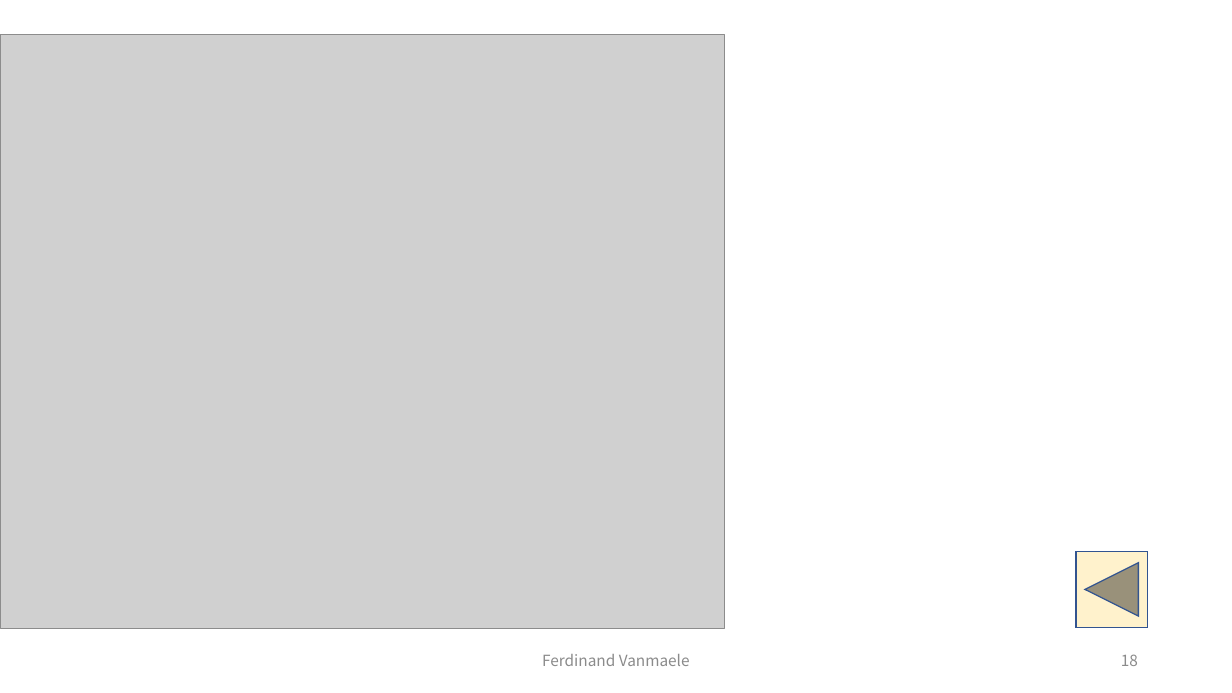
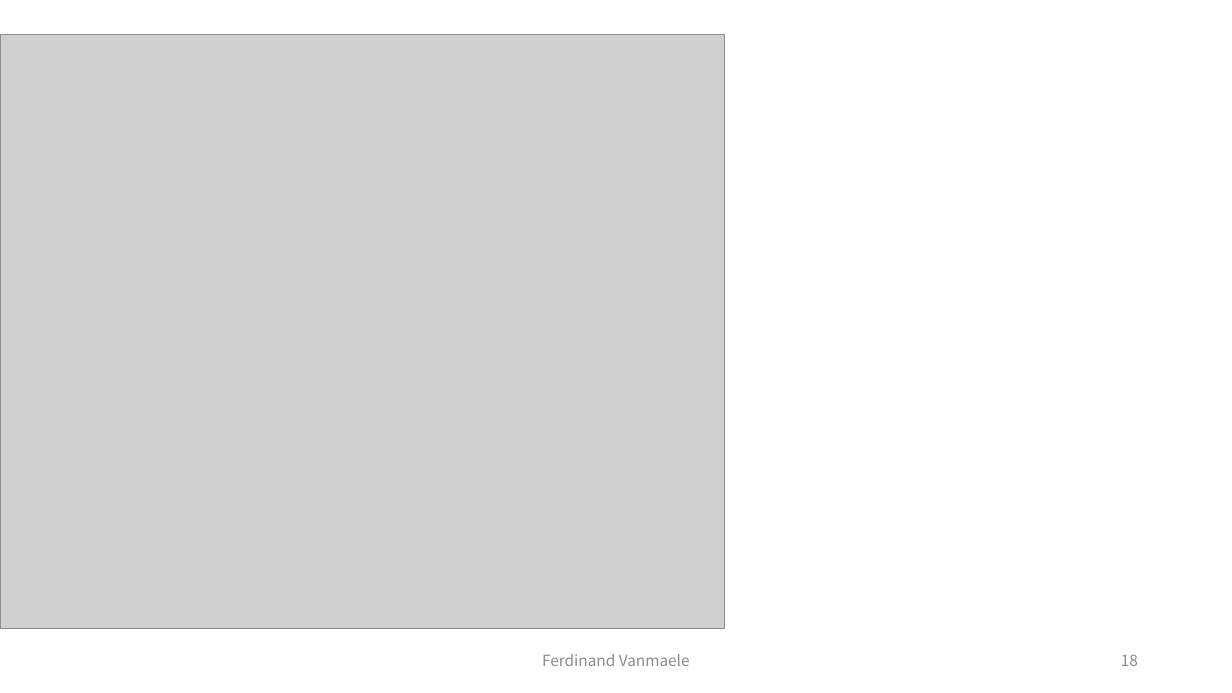
Before and after one commit to fvanmaele/polynomial-preconditioning, a slide deck: slide 18 of presentation.pptx. Drawn at 1232x693 pixels with LibreOffice and Linux fonts; fonts in the diff are those of the drawing; grey boxes stand for pictures. Boxes give left, top, right and bottom in pixels: in the first picture for what was removed or moved away, otherwise in the second. Text is boxed around its words. In the diff, an @@ line names an element or a change of style, - is before the commit and + after.

```diff
--- a/presentation.pptx
+++ b/presentation.pptx
@@ action button back previous removed at <box>1077,552,1148,628</box> @@
```
Also in this commit, not shown: 7 other slides changed, 4 slides added, 1 slide removed, 39 other files.
